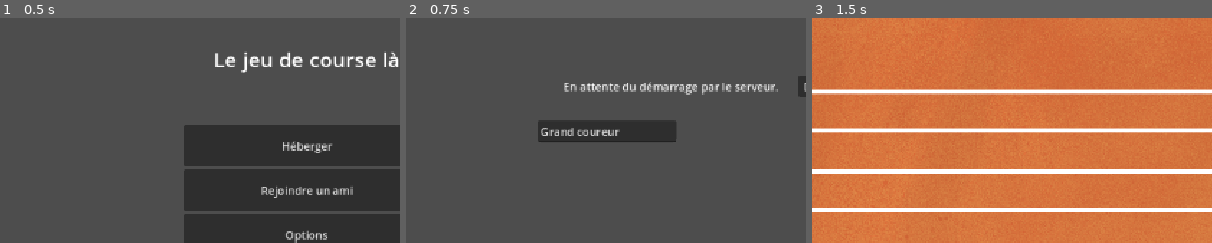
Above: before the commit, frames 1-3 (left to right).
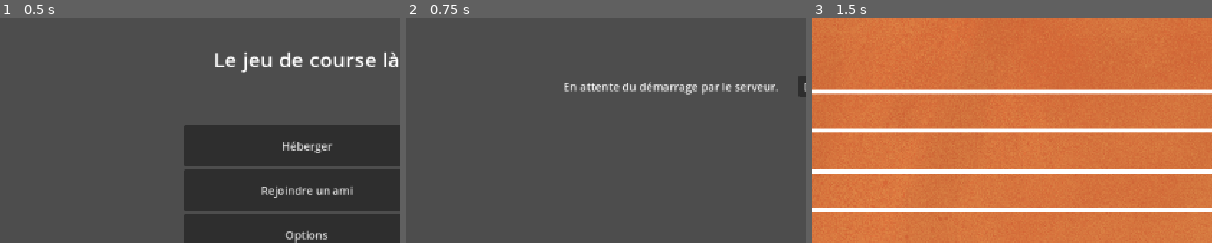
Above: after the commit, the same moments.

Repository: kz2wd/running-board
Game: Godot game, scene res://menu/bootMenu.tscn
Two runs of this game, one before a commit and one after it. Both use one fixed random seed, a clock stepped at 60 frames per second and the inputs below.
Inputs:
- Up to frame 1 (0.5 s): no input
- Up to frame 2 (0.75 s): click "Héberger" at 0.5 s
- Up to frame 3 (1.5 s): click "Démarrer" at 1.25 s
The pictures show only the part of the screen within x 14-64%, y 11-61%; the shares and areas given below are measured in that part.

Frame 1 is identical in both runs. In frame 2, 3.2% of the frame differs, in the area x 33-68%, y 45-56%; in frame 3, nothing differs.

Commit message:
[ADDED] lobby relaunch

Diff:
--- a/board/board.gd
+++ b/board/board.gd
@@ -16,13 +16,15 @@
 signal on_other_player_card_choice(player_id: int, card_index: int, is_final: bool)
 signal on_player_choice_start
 
+signal on_winner(winner: Player)
+
 var players: Dictionary[int, Player] = {}
 
 var global_deck: Deck
 
 
 var turn: int = 0
-var max_distance: int = 100
+var max_distance: int = 10
 var players_to_play: Array[Player] = []
 
 var drawn_cards: Array[Card] = []
@@ -38,7 +40,7 @@
 	GameClient.current_board = self
 	 # Connected deferred to prevent stack overflow
 	__move_phase.connect(start_move_phase, ConnectFlags.CONNECT_DEFERRED)
-	__start_turn.connect(GameServer.start_board_turn, ConnectFlags.CONNECT_DEFERRED)
+	__start_turn.connect(start_board_turn, ConnectFlags.CONNECT_DEFERRED)
 
 func set_player_data(player_data: Array):
 	for p in player_data:
@@ -46,12 +48,57 @@
 		players[player.client.client_id] = player
 	print("Set board player data: " + str(players))
 
+# Returns winner Player or null
+func check_for_winner() -> Player:
+	var winners: Array[Player] = []
+	for player: Player in players.values():
+		if player.progress >= max_distance:
+			winners.append(player)
+	if winners.is_empty():
+		return null
+	sort_players_by_progress(winners)
+	var winner = winners[-1]
+	return winner
+
+
+@rpc("authority", "call_local", "reliable")
+func remote_show_winner(winner_id: int):
+	Utils.log("showing winner")
+	on_winner.emit(players[winner_id])
+	await get_tree().create_timer(3.0).timeout
+	# Send player back to lobby...
+	GameClient.reconnect_to_lobby()
+
+func start_board_turn():
+	if not multiplayer.is_server():
+		return
+	var winner : Player = check_for_winner()
+	if winner != null:
+		GameServer.set_all_clients_unready()
+		remote_show_winner.rpc(winner.client.client_id)
+		return
+
+	print("Drawing central cards")
+	prepare_card_pick()
+	var turn_cards = global_deck.draw_cards(len(players_to_play))
+	var turn_types: Array = turn_cards.map(func(it: Card): return it.type)
+	remote_start_turn.rpc(turn_types)
+
+func sort_players_by_progress(player_list: Array[Player]):
+	# Furthest player is the one with the biggest progress
+	# If progresses are equals, then the smallest lane is the further
+	var player_sorter = func(p1: Player, p2: Player):
+		if p1.progress == p2.progress:
+			return p1.lane > p2.lane
+		return p1.progress < p2.progress
+	player_list.sort_custom(player_sorter)
+
 func prepare_card_pick():
 	if not multiplayer.is_server():
 		return
 	player_final_choices = {}
 	players_to_play = players.values()
-	players_to_play.sort_custom(func(p1: Player, p2: Player): return p1.progress < p2.progress)
+	sort_players_by_progress(players_to_play)
 	for player in players_to_play:
 		print(str(player.client.client_id) + " - " + str(player.progress))
 	tell_player_to_choose()
--- a/board/board_visu.gd
+++ b/board/board_visu.gd
@@ -3,7 +3,7 @@
 
 @export var board: Board
 @export var lane_width: float = 60.0
-@export var race_length: float = 800.0
+@export var race_length: float = 1030.0
 
 const PLAYER_VISU = preload("uid://c8xhg8b38u5c0")
 @onready var player_container: Control = $PlayerContainer
@@ -11,6 +11,7 @@
 @onready var card_choice_display: ControlChoiceSelector = $CardChoiceDisplay
 @onready var choice_label: Label = $ChoiceLabel
 
+@onready var player_victory_visu: PlayerVictoryVisu = $PlayerVictoryVisu
 
 func _ready() -> void:
 	if board == null:
@@ -24,6 +25,10 @@
 		board.on_other_player_card_choice.connect(handle_other_player_choice)
 		board.on_move_phase_start.connect(handle_move_phase)
 		board.on_players_move.connect(handle_player_movement)
+		board.on_winner.connect(handle_winner)
+
+func handle_winner(winner: Player):
+	player_victory_visu.show_winner(winner)
 
 func handle_player_movement(player: Player, cards: Array[Card]):
 	# TODO
@@ -49,7 +54,7 @@
 	board.untrusted_player_card_choice.rpc_id(1, choice, is_final)
 
 func get_player_race_progress(player: Player) -> float:
-	return float(player.progress) / board.max_distance * race_length
+	return min(float(player.progress) / board.max_distance * race_length, race_length)
 
 func start_player_choice():
 	choice_label.visible = true
--- a/board/board_visu.tscn
+++ b/board/board_visu.tscn
@@ -1,9 +1,10 @@
-[gd_scene load_steps=5 format=3 uid="uid://cbx8leu0mgeys"]
+[gd_scene load_steps=6 format=3 uid="uid://cbx8leu0mgeys"]
 
 [ext_resource type="Script" uid="uid://c3t3mh7074jak" path="res://board/board_visu.gd" id="1_vrmf4"]
 [ext_resource type="Texture2D" uid="uid://cpaqpdat88ql2" path="res://board/10m.png" id="1_w421w"]
 [ext_resource type="Script" uid="uid://iucxi6ojpj3v" path="res://control_choice_selector/control_choice_selector.gd" id="3_2c13t"]
 [ext_resource type="LabelSettings" uid="uid://ccuixxoubv0gm" path="res://label_setting.tres" id="4_lk7pc"]
+[ext_resource type="PackedScene" uid="uid://c3uldqoju8y3u" path="res://player/PlayerVictoryVisu.tscn" id="5_g44r1"]
 
 [node name="BoardVisu" type="Control"]
 layout_mode = 3
@@ -57,3 +58,11 @@
 label_settings = ExtResource("4_lk7pc")
 horizontal_alignment = 1
 vertical_alignment = 1
+
+[node name="PlayerVictoryVisu" parent="." instance=ExtResource("5_g44r1")]
+layout_mode = 1
+anchors_preset = 15
+offset_left = 407.0
+offset_top = 240.0
+offset_right = 407.0
+offset_bottom = 240.0
--- a/lobby/Lobby.gd
+++ b/lobby/Lobby.gd
@@ -16,21 +16,39 @@
 func _ready() -> void:
 	print("Created lobby at: " + str(multiplayer.get_unique_id()))
 
+	if not multiplayer.is_server():
+		return
+	GameServer.lobby = self
+
 var connected_client: Dictionary[int, ConnectedClient] = {}
 signal players_changed
 
 
 @rpc("authority", "call_local", "reliable")
-func add_player(client_id: int, client_name: String):
-	var remote_client: ConnectedClient = ConnectedClient.create(client_id, client_name)
-	connected_client[client_id] = remote_client
-	print("adding player to lobby at: " + str(multiplayer.get_unique_id()))
+func add_player(client_data: Dictionary, emit=true):
+	var remote_client: ConnectedClient = ConnectedClient.from_dict(client_data)
+	connected_client[remote_client.client_id] = remote_client
+	if emit:
+		players_changed.emit()
+
+@rpc("authority", "call_local", "reliable")
+func set_player_list(player_list_data: Array):
+	connected_client = {}
+	for player_data in player_list_data:
+		add_player(player_data, false)
 	players_changed.emit()
 
+@rpc("authority", "call_local", "reliable")
+func change_player_name(untrusted_id: int, player_name: String):
+	if untrusted_id not in connected_client.keys():
+		return
+	connected_client[untrusted_id].change_name(player_name)
 
 @rpc("authority", "call_local", "reliable")
-func change_player_name(id: int, player_name: String):
-	connected_client[id].client_name = player_name
+func set_player_ready(untrusted_id: int):
+	if untrusted_id not in connected_client.keys():
+		return
+	connected_client[untrusted_id].change_ready_status(true)
 	players_changed.emit()
 
 @rpc("authority", "call_local", "reliable")
--- a/lobby/LobbyVisu.gd
+++ b/lobby/LobbyVisu.gd
@@ -16,7 +16,7 @@
 		start_game_button.visible = false
 
 	lobby.players_changed.connect(update_players)
-	leave_button.connect("button_down", GameClient.ask_disconnect)
+	leave_button.button_down.connect(GameClient.ask_disconnect)
 
 func _start_game():
 	GameServer.request_game_start()
--- a/menu/boot_menu.gd
+++ b/menu/boot_menu.gd
@@ -19,10 +19,7 @@
 
 func _host_button_pressed():
 	GameServer.start_server(user_name_input.text)
-	# Assume we are already connected since we are the server
-	get_tree().scene_changed.connect(GameServer.init_lobby_on_server)
 	get_tree().change_scene_to_packed(LOBBY)
-
 
 func _join_button_pressed():
 	_enable_selection(join_container)
--- a/multiplayer/client.gd
+++ b/multiplayer/client.gd
@@ -53,6 +53,12 @@
 	get_tree().change_scene_to_packed(LOBBY)
 	print("client Connected successfully!")
 
+func reconnect_to_lobby():
+	current_board = null
+	get_tree().change_scene_to_packed(LOBBY)
+	await get_tree().scene_changed
+	GameServer.player_is_back_to_lobby.rpc_id(1)
+
 const BOOT_MENU = preload("uid://bnx1l2yd8igca")
 
 var current_board: Board
--- a/multiplayer/connected_client/connected_client.gd
+++ b/multiplayer/connected_client/connected_client.gd
@@ -3,17 +3,24 @@
 
 var client_name: String
 var client_id: int
+var is_ready: bool
 
 signal on_name_change
+signal on_ready_change
 
 func change_name(new_name: String):
 	client_name = new_name
 	on_name_change.emit()
 
-static func create(id: int, c_name: String) -> ConnectedClient:
+func change_ready_status(new_status: bool):
+	is_ready = new_status
+	on_ready_change.emit()
+
+static func create(id: int, c_name: String, _is_ready: bool = true) -> ConnectedClient:
 	var c = ConnectedClient.new()
 	c.client_id = id
 	c.client_name = c_name
+	c.is_ready = _is_ready
 	return c
 
 # --- Serialization helpers ---
@@ -21,7 +28,8 @@
 	return {
 		"id": client_id,
 		"name": client_name,
+		"is_ready": is_ready
 	}
 
 static func from_dict(data: Dictionary) -> ConnectedClient:
-	return ConnectedClient.create(data["id"], data["name"])
+	return ConnectedClient.create(data["id"], data["name"], data["is_ready"])
--- a/multiplayer/connected_client/connected_client_visu.gd
+++ b/multiplayer/connected_client/connected_client_visu.gd
@@ -5,6 +5,7 @@
 
 @onready var name_input: LineEdit = $NameInput
 @onready var kick_button: Button = $KickButton
+@onready var status_label: Label = $StatusLabel
 
 
 func initialize(client: ConnectedClient):
@@ -12,13 +13,24 @@
 
 func _ready() -> void:
 	kick_button.visible = multiplayer.is_server() and connected_client.client_id != multiplayer.get_unique_id()
-	name_input.text = connected_client.client_name
 	name_input.editable = connected_client.client_id == multiplayer.get_unique_id()
 	kick_button.button_down.connect(ask_server_for_kick)
 	name_input.text_submitted.connect(change_player_name)
+	connected_client.on_ready_change.connect(update_status)
+	connected_client.on_name_change.connect(update_name)
+	update_status()
+	update_name()
 
 func ask_server_for_kick():
 	GameServer.disconnect_peer(connected_client.client_id)
 
 func change_player_name(new_text: String):
 	GameServer.untrusted_name_change.rpc_id(1, new_text)
+
+func update_name():
+	if name_input != null:
+		name_input.text = connected_client.client_name
+
+func update_status():
+	if status_label != null:
+		status_label.text = "Pret" if connected_client.is_ready else "En attente"
--- a/multiplayer/server.gd
+++ b/multiplayer/server.gd
@@ -38,6 +38,9 @@
 	peer.peer_disconnected.connect(on_peer_disconnect)
 	print("STARTING SERVER at port " + str(PORT))
 	prepare_new_game()
+
+	await get_tree().scene_changed
+	GameServer.add_local_player()
 
 func disconnect_peer(id: int):
 	multiplayer.multiplayer_peer.disconnect_peer(id)
@@ -103,33 +106,22 @@
 			client_name)
 		validate_join_player(uuid, remote_client)
 
+func client_list_info() -> Array:
+	var client_infos = []
+	for client: ConnectedClient in clients.values():
+		client_infos.append(client.to_dict())
+	return client_infos
+
 func validate_join_player(uuid: String, remote_client: ConnectedClient):
 	clients[uuid] = remote_client
 	print("adding player to lobby from " + str(multiplayer.get_unique_id()))
-	lobby.add_player.rpc(remote_client.client_id, remote_client.client_name)
+	lobby.add_player.rpc(remote_client.to_dict())
 	# Inform the new player about the previously connected ones
 	for previously_connected_client in clients.values():
-		lobby.add_player.rpc_id(remote_client.client_id, previously_connected_client.client_id, previously_connected_client.client_name)
+		lobby.set_player_list.rpc_id(remote_client.client_id, client_list_info())
 
 	player_joined_game.emit()
 
-func init_board(b: Board):
-	if not multiplayer.is_server():
-		return
-	GameServer.board = b
-
-func init_lobby_on_server():
-	if not multiplayer.is_server():
-		return
-	var lob_scene: LobbyVisu = get_tree().current_scene
-	GameServer.lobby = lob_scene.lobby
-	get_tree().scene_changed.disconnect(init_lobby_on_server)
-	var fake_remote_client = ConnectedClient.create(
-			multiplayer.get_unique_id(),
-			username)
-	clients["Local_player"] = fake_remote_client
-	lobby.add_player(fake_remote_client.client_id, fake_remote_client.client_name)
-	player_joined_game.emit()
 
 @rpc("any_peer", "call_local", "reliable")
 func untrusted_name_change(new_name: String):
@@ -161,17 +153,8 @@
 	# fetch the board!
 	# If dedicated server, create a local one at same location as the one in the game scene
 	# If client mixed server, let the board set it
-
 	board.start_game.rpc(build_player_list())
-	start_board_turn()
-
-func start_board_turn():
-	print("Drawing central cards")
-	board.prepare_card_pick()
-	var turn_cards = board.global_deck.draw_cards(len(board.players_to_play))
-	var turn_types: Array = turn_cards.map(func(it: Card): return it.type)
-	board.remote_start_turn.rpc(turn_types)
-
+	board.start_board_turn()
 
 var ready_list: Array[int] = []
 #var ready_start: int = 0
@@ -193,3 +176,36 @@
 	if len(ready_list) == len(clients):
 		print("Barrier over")
 		barrier_over.emit()
+
+func init_board(_board: Board):
+	board = _board
+
+func add_local_player():
+	var client = ConnectedClient.create(1, username)
+	clients["local_player"] = client
+	lobby.add_player.rpc(client.to_dict())
+
+func set_all_clients_unready():
+	if not multiplayer.is_server():
+		return
+	for client: ConnectedClient in clients.values():
+		client.change_ready_status(false)
+
+@rpc("any_peer", "call_local", "reliable")
+func player_is_back_to_lobby():
+	if not multiplayer.is_server():
+		return
+	print("Player is back to lobby")
+	var sender_id = multiplayer.get_remote_sender_id()
+	var uuid = uuid_from_id(sender_id)
+	if uuid == "":
+		print("uuid not found for sender " + str(sender_id))
+		print(clients)
+		return
+	if clients[uuid].is_ready:
+		return
+	while lobby == null:
+		# Wait for server to init lobby
+		await get_tree().create_timer(0.5).timeout
+	lobby.set_player_list.rpc_id(sender_id, client_list_info())
+	lobby.set_player_ready.rpc(sender_id)
--- /dev/null
+++ b/player/PlayerVictoryVisu.tscn
@@ -0,0 +1,24 @@
+[gd_scene load_steps=3 format=3 uid="uid://c3uldqoju8y3u"]
+
+[ext_resource type="Script" uid="uid://0s3734oh0igo" path="res://player/player_victory_visu.gd" id="1_rttbf"]
+[ext_resource type="LabelSettings" uid="uid://ccuixxoubv0gm" path="res://label_setting.tres" id="2_wa75e"]
+
+[node name="PlayerVictoryVisu" type="Control"]
+layout_mode = 3
+anchor_right = 1.0
+anchor_bottom = 1.0
+offset_top = -2.0
+offset_right = -946.0
+offset_bottom = -430.0
+grow_horizontal = 2
+grow_vertical = 2
+script = ExtResource("1_rttbf")
+
+[node name="Label" type="Label" parent="."]
+layout_mode = 0
+offset_left = 19.0
+offset_top = 18.0
+offset_right = 213.0
+offset_bottom = 76.0
+label_settings = ExtResource("2_wa75e")
+horizontal_alignment = 1
--- /dev/null
+++ b/player/player_victory_visu.gd
@@ -0,0 +1,10 @@
+extends Control
+class_name PlayerVictoryVisu
+
+var player: Player
+@onready var label: Label = $Label
+
+func show_winner(winner: Player):
+	visible = true
+	player = winner
+	label.text = str(player.client.client_name) + " remporte la partie!"
Not shown, added: player/player_victory_visu.gd.uid
